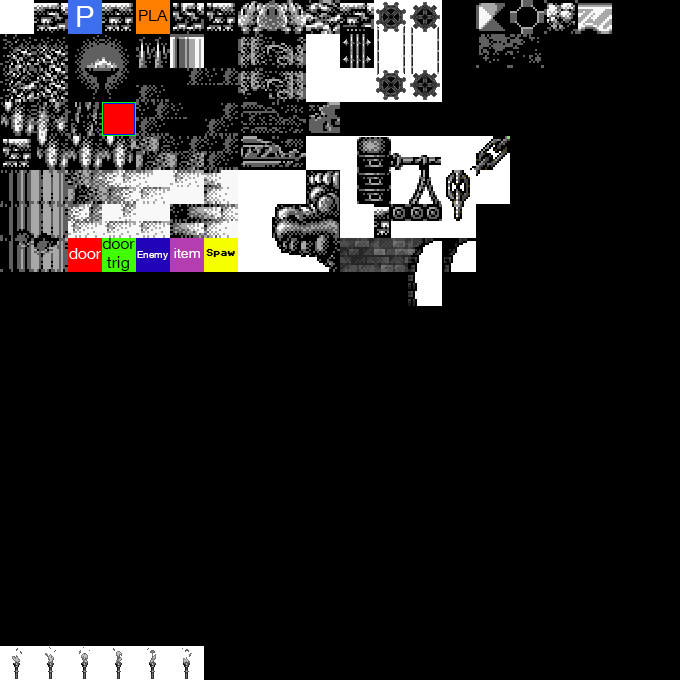
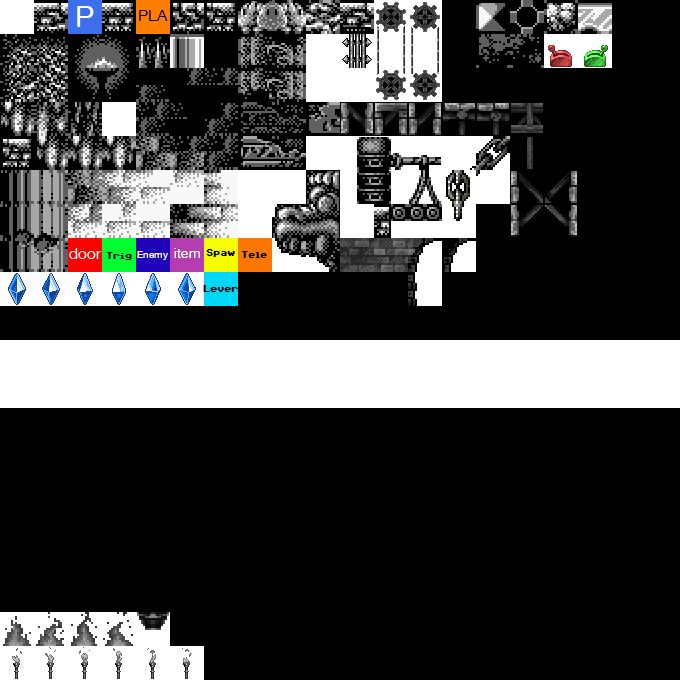
Layer changes from the first w=680, h=680 image to the second:
painted on "Layer 5" over [102, 238, 238, 306]
painted on "Layer 0" over [102, 34, 366, 136]
added layer "Layer 7" above "Layer 17" over [341, 103, 373, 135]
added layer "Layer 17" above "Layer 16" over [545, 205, 577, 237]
added layer "Layer 16" above "Layer 15" over [511, 205, 543, 237]
added layer "Layer 15" above "Layer 14" over [545, 171, 577, 203]
added layer "Layer 14" above "Layer 13" over [511, 171, 543, 203]
added layer "Layer 12" above "Layer 11" over [511, 103, 543, 133]
added layer "Layer 11" above "Layer 10" over [477, 103, 509, 135]
added layer "Layer 10" above "Layer 9" over [443, 103, 475, 135]
added layer "Layer 9" above "Layer 8" over [409, 103, 441, 135]
added layer "Layer 8" above "Layer 19" over [375, 103, 407, 135]
added layer "Layer 18" above "Tele" over [102, 238, 136, 272]
added layer "C" above "B" over [71, 341, 98, 373]
added layer "B" above "A" over [37, 341, 64, 373]
added layer "A" above "J" over [3, 341, 30, 373]
added layer "J" above "I" over [309, 341, 336, 373]
added layer "H" above "G" over [241, 341, 268, 373]
added layer "M" above "L" over [409, 341, 441, 373]
added layer "W" above "V" over [69, 375, 101, 407]
added layer "Layer 29" above "Layer 28" over [36, 612, 64, 646]
added layer "Layer 31" above "Layer 32" over [103, 612, 133, 646]
added layer "Layer 30" above "Layer 6" over [71, 612, 97, 646]
painted on "Layer 6" over [0, 34, 680, 646]
…and 33 more changes (33 added)
